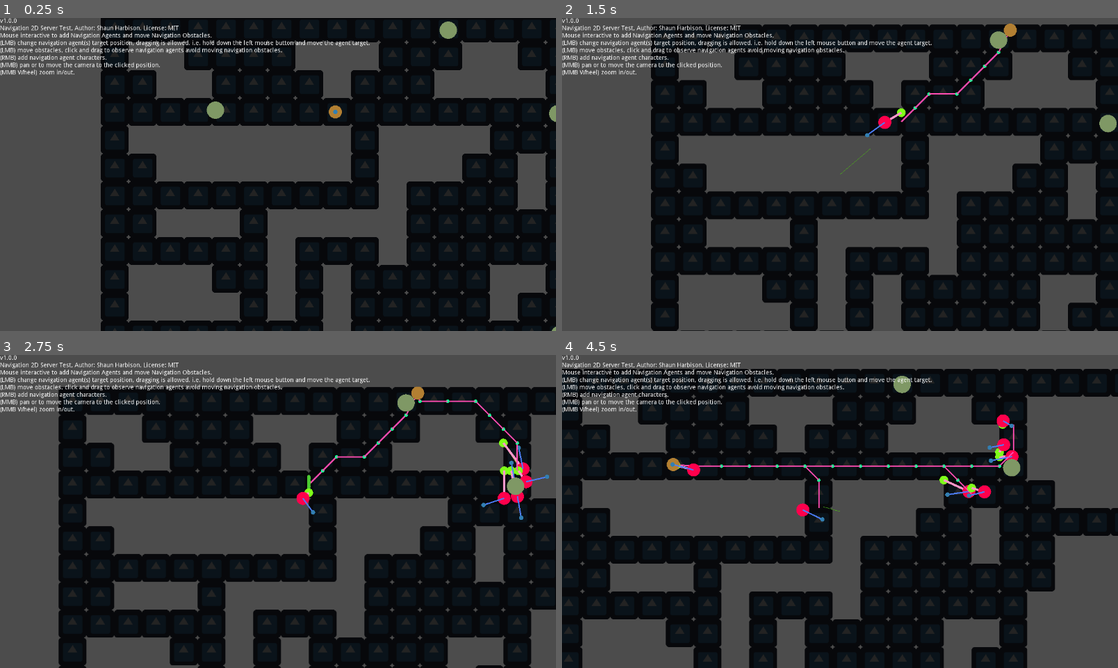
Above: before the commit, frames 1-4 (two rows, left to right).
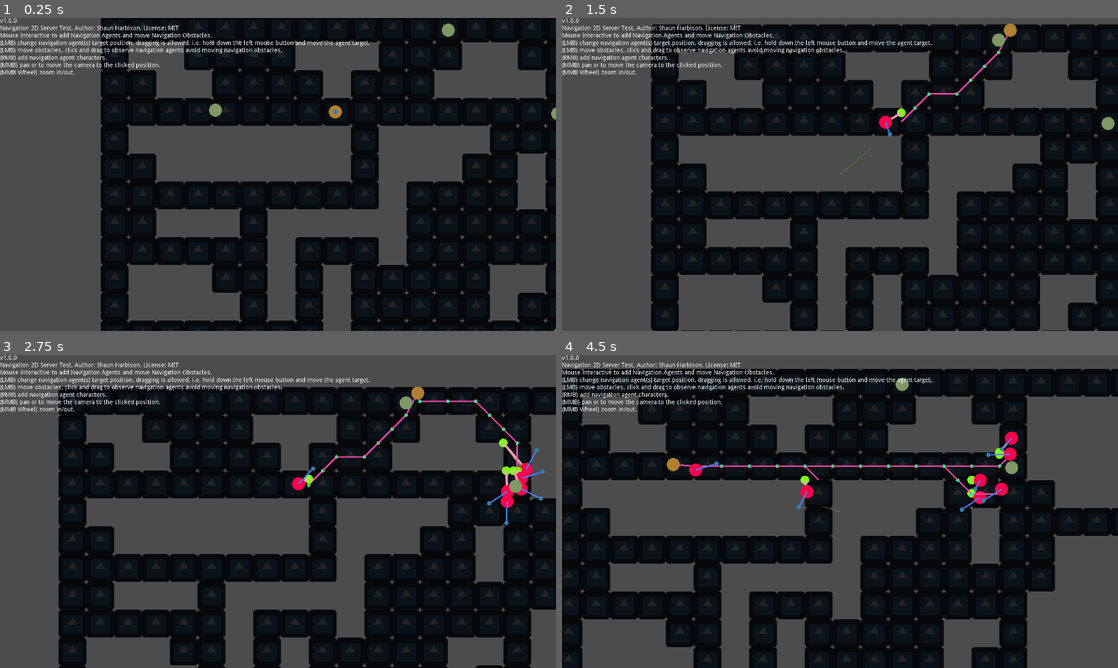
Above: after the commit, the same moments.

Repository: sjharb/NavigationServer2DTest
Game: Godot game, scene res://Main.tscn
The game is run twice, just before and just after one commit, with the same random seed, the same clock (stepped at 60 frames per second) and the same inputs. The engine's default icon, where the game draws it, is replaced by a stand-in: a white triangle on a blue panel in a dark square.
Inputs (mouse positions are in pixels of both pictures, inside the frame that each line leads up to):
- Up to frame 1 (0.25 s): no input
- Up to frame 2 (1.5 s): tap Enter at 0.5 s; move the mouse to (778, 108) at 0.52 s; press the mouse at (778, 108) at 0.53 s; tap Space at 1.25 s; move the mouse to (1012, 30) at 1.27 s; release the mouse at (1012, 30) at 1.28 s; tap Middle mouse button (mouse_click_middle) at 1.35 s; click (1012, 30) at 1.42 s
- Up to frame 3 (2.75 s): move the mouse to (517, 486) at 2.02 s; hold Right mouse button (mouse_click_right) from 2.03 s (still down); click (517, 486) at 2.17 s
- Up to frame 4 (4.5 s): move the mouse to (812, 574) at 2.77 s; release Right mouse button (mouse_click_right) at 2.78 s; click (812, 574) at 2.85 s; move the mouse to (1006, 558) at 3.52 s; hold Middle mouse button (mouse_click_middle) 3.53-4.28 s; click (1006, 558) at 3.67 s; move the mouse to (673, 464) at 4.27 s; right-click (673, 464) at 4.35 s; click (673, 464) at 4.42 s

The runs differ from the first frame. In frame 1, 0.2% of the frame differs, in the area x 37-100%, y 1-100%; in frame 2, 0.2%; in frame 3, 1.0%; in frame 4, 1.4%, in the area x 19-83%, y 6-54%.

Commit message:
fix for NavigationObstacle2D.

Diff:
--- a/Level.gd
+++ b/Level.gd
@@ -7,6 +7,7 @@
 var level_camera
 var main
 var obstacles = []
+var level_tile_map : TileMap
 
 var obstacle_selected = false
 
@@ -22,6 +23,7 @@
 
 func _ready():
 	level_camera = $LevelCamera
+	level_tile_map = $LevelTileMap
 
 	character_creation_timer.one_shot = true
 	character_creation_timer.wait_time = character_creation_timer_wait_time
@@ -90,7 +92,10 @@
 
 	for obstacle in obstacles:
 		if obstacle is Node2D and is_instance_valid(obstacle) and obstacle.is_inside_tree():
-			draw_circle(obstacle.global_position, obstacle.collision_radius, Color(0.5, 0.6, 0.4, 1.0))
+			if obstacle.nav_obstacle.estimate_radius:
+				draw_circle(obstacle.global_position, obstacle.collision_radius, Color(0.5, 0.6, 0.4, 1.0))
+			else:
+				draw_circle(obstacle.global_position, obstacle.obstacle_nav_radius, Color(0.5, 0.6, 0.4, 1.0))
 
 	if level_camera is Camera2D and is_instance_valid(level_camera) and level_camera.is_inside_tree():
 		draw_line(level_camera.global_position, level_camera.camera_target_position, Color(0.3, 0.7, 0.1, 1.0), false)
--- a/Level.tscn
+++ b/Level.tscn
@@ -28,13 +28,10 @@
 0/shapes = [  ]
 0/z_index = 0
 
-[sub_resource type="CubeMesh" id=2]
-size = Vector3( 1280, 1280, 1 )
-
 [node name="Level" type="Node2D"]
 script = ExtResource( 2 )
 
-[node name="TileMap" type="TileMap" parent="."]
+[node name="LevelTileMap" type="TileMap" parent="."]
 modulate = Color( 0.141176, 0.141176, 0.141176, 1 )
 z_index = -2
 tile_set = SubResource( 5 )
@@ -44,17 +41,6 @@
 
 [node name="Character" parent="." instance=ExtResource( 1 )]
 position = Vector2( 540, 288 )
-
-[node name="DebugMenu" type="Node2D" parent="."]
-
-[node name="Character Velocity" type="Label" parent="DebugMenu"]
-margin_right = 40.0
-margin_bottom = 14.0
-
-[node name="LevelCamera" type="Camera2D" parent="."]
-position = Vector2( 408, 432 )
-current = true
-script = ExtResource( 3 )
 
 [node name="ObstacleMovable" parent="." instance=ExtResource( 4 )]
 position = Vector2( 264, 284 )
@@ -68,14 +54,13 @@
 [node name="ObstacleMovable4" parent="." instance=ExtResource( 4 )]
 position = Vector2( 1056, 800 )
 
-[node name="LevelMeshInstance2D" type="MeshInstance2D" parent="."]
-visible = false
-position = Vector2( 418, 434 )
-z_index = -120
-mesh = SubResource( 2 )
+[node name="DebugMenu" type="Node2D" parent="."]
 
-[node name="LevelPolygon2D" type="Polygon2D" parent="."]
-visible = false
-z_index = -1
-color = Color( 0.894118, 0.882353, 0.784314, 1 )
-polygon = PoolVector2Array( 380, 89, 44, 340, 91, 678, 580, 607, 801, 313, 463, 189, 515, 345, 557, 510, 289, 550, 251, 298, 407, 170 )
+[node name="Character Velocity" type="Label" parent="DebugMenu"]
+margin_right = 40.0
+margin_bottom = 14.0
+
+[node name="LevelCamera" type="Camera2D" parent="."]
+position = Vector2( 408, 432 )
+current = true
+script = ExtResource( 3 )
--- a/ObstacleMovable.gd
+++ b/ObstacleMovable.gd
@@ -5,8 +5,10 @@
 
 var obstacle_area
 var collision_radius : float = 20.0
+var obstacle_nav_radius : float = 15.0
 
-var nav_agent : NavigationAgent2D
+var nav_agent : NavigationAgent2D #not currently used
+var nav_obstacle : NavigationObstacle2D
 
 var level_scene
 
@@ -16,10 +18,19 @@
 	obstacle_area = $Area2D
 	obstacle_area.connect("input_event", self, "_on_area_input_event")
 	obstacle_area.get_node("CollisionShape2D").shape.radius = collision_radius
-	nav_agent = $NavAgent
+	nav_agent = $NavAgent #not currently used
+	nav_agent.avoidance_enabled = false #not currently used
+	nav_obstacle = $NavObstacle
+	nav_obstacle.estimate_radius = false
+	nav_obstacle.radius = obstacle_nav_radius
+
 
 func init_obstacle(parent_level_scene):
 	level_scene = parent_level_scene
+	# Workaround to set NavigationObstacle2D navigation map properly until PR gets fixed in 3.5
+	# https://github.com/godotengine/godot/issues/64185
+	Navigation2DServer.agent_set_map(nav_obstacle.get_rid(), get_world_2d().get_navigation_map())
+	Navigation2DServer.agent_set_radius(nav_obstacle.get_rid(), obstacle_nav_radius)
 
 func _process(delta):
 	if selected:
--- a/ObstacleMovable.tscn
+++ b/ObstacleMovable.tscn
@@ -10,6 +10,12 @@
 position = Vector2( 56, 260 )
 script = ExtResource( 1 )
 
+[node name="NavObstacle" type="NavigationObstacle2D" parent="."]
+estimate_radius = false
+radius = 15.0
+
+[node name="NavAgent" type="NavigationAgent2D" parent="."]
+
 [node name="Sprite" type="Sprite" parent="."]
 visible = false
 texture = ExtResource( 2 )
@@ -18,8 +24,3 @@
 
 [node name="CollisionShape2D" type="CollisionShape2D" parent="Area2D"]
 shape = SubResource( 2 )
-
-[node name="NavAgent" type="NavigationAgent2D" parent="."]
-avoidance_enabled = true
-
-[node name="NavigationObstacle2D" type="NavigationObstacle2D" parent="."]
--- a/project.godot
+++ b/project.godot
@@ -18,7 +18,6 @@
 
 window/size/width=1280
 window/size/height=720
-window/size/fullscreen=true
 
 [gui]
 
Not shown: 1 places in Level.tscn that only renumber resources
